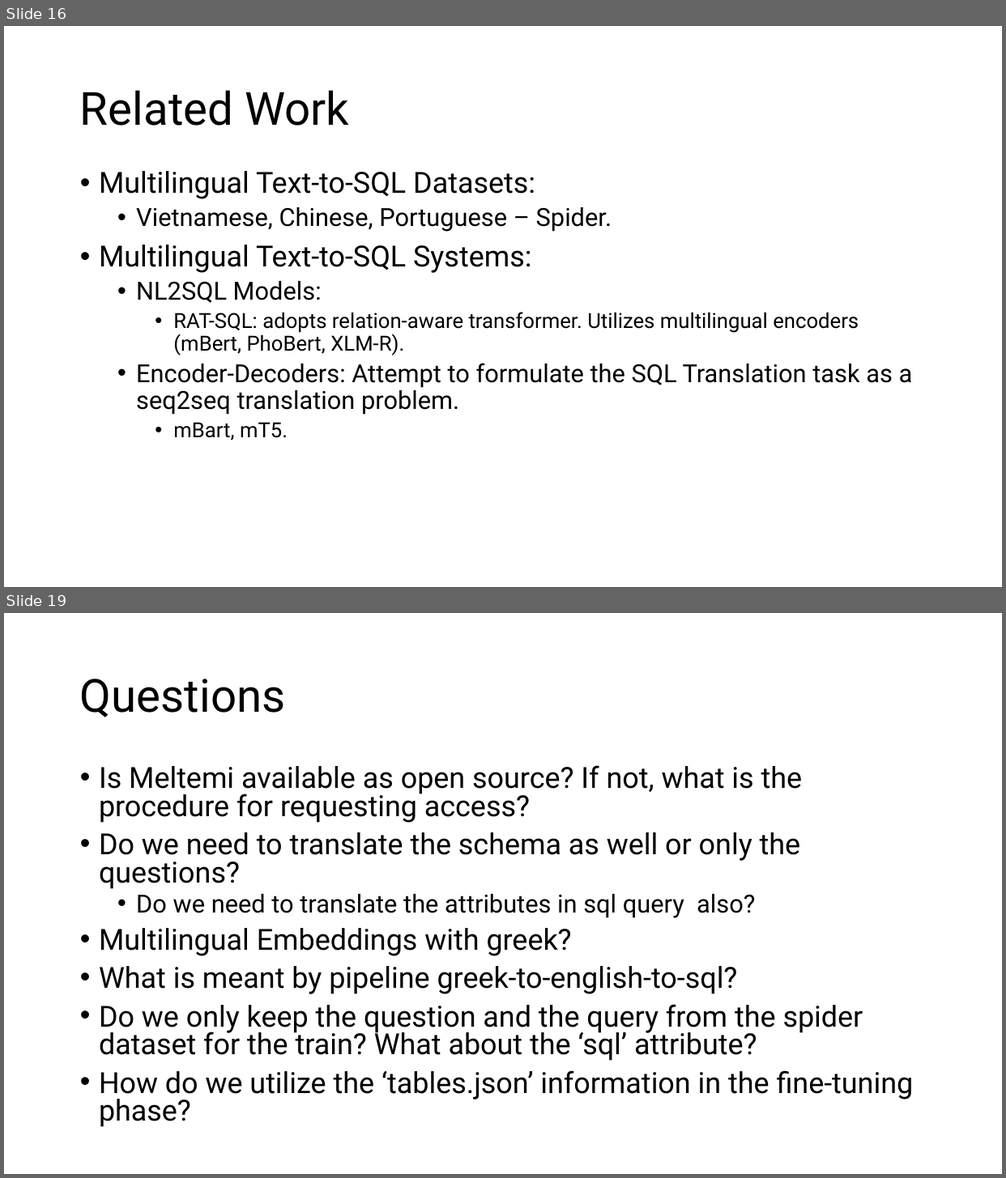
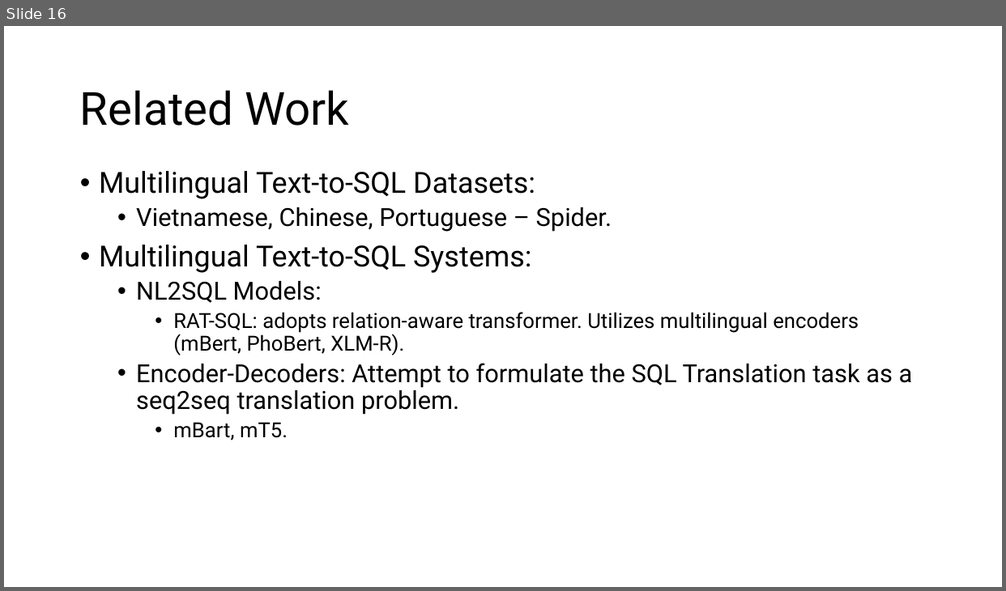
Before and after one commit to giannisfourfouris/Database-Systems, a slide deck: Presentation/MultiSpider_Presentation.pptx. Shown one above the other, each under a label of ours: slides 16 and 19 before the commit, slide 16 after it; the slides between them are not shown. The pictures are 1006x1178 and 1006x591 pixels, drawn with LibreOffice and Linux fonts; fonts in the diff are those of the drawing. Boxes give left, top, right and bottom in pixels: in the first picture for what was removed or moved away, otherwise in the second. Text is boxed around its words. In the diff, an @@ line names an element or a change of style, - is before the commit and + after.

```diff
--- a/Presentation/MultiSpider_Presentation.pptx
+++ b/Presentation/MultiSpider_Presentation.pptx
@@ slide 19 removed at (4,613,1002,1174), background #FFFFFF @@
@@ title removed at (80,679,286,717) @@
-Questions
@@ text removed at (99,765,914,1127) @@
-• Is Meltemi available as open source? If not, what is the procedure for requesting access?
-• Do we need to translate the schema as well or only the questions?
-  • Do we need to translate the attributes in sql query also?
-• Multilingual Embeddings with greek?
-• What is meant by pipeline greek-to-english-to-sql?
-• Do we only keep the question and the query from the spider dataset for the train? What about the ‘sql’ attribute?
-• How do we utilize the ‘tables.json’ information in the fine-tuning phase?
```
Also in this commit, not shown: 9 slides changed, 1 slide added.
